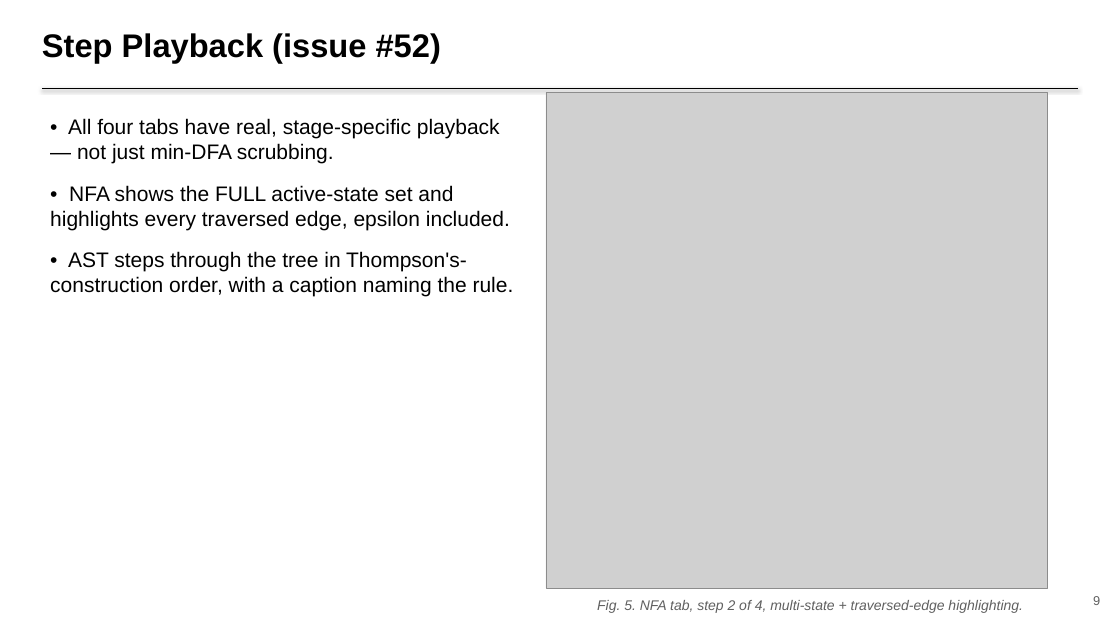
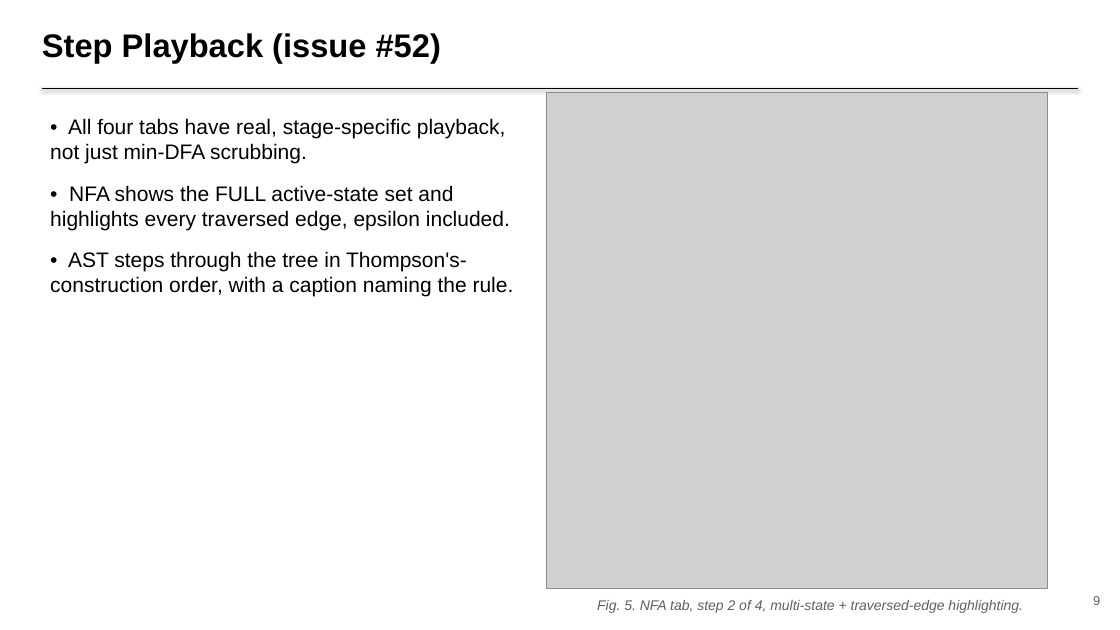
Before and after one commit to Vignesh-P-C/regexlab, a slide deck: slide 9 of docs/presentation.pptx. Drawn at 1120x630 pixels with LibreOffice and Linux fonts; fonts in the diff are those of the drawing; grey boxes stand for pictures. Boxes give left, top, right and bottom in pixels: in the first picture for what was removed or moved away, otherwise in the second. Text is boxed around its words. In the diff, an @@ line names an element or a change of style, - is before the commit and + after.

```diff
--- a/docs/presentation.pptx
+++ b/docs/presentation.pptx
@@ text at (50, 118, 506, 163): text changed @@
-• All four tabs have real, stage-specific playback — not just min-DFA scrubbing.
+• All four tabs have real, stage-specific playback, not just min-DFA scrubbing.
```
Also in this commit, not shown: 8 other slides changed, 1 other file.
